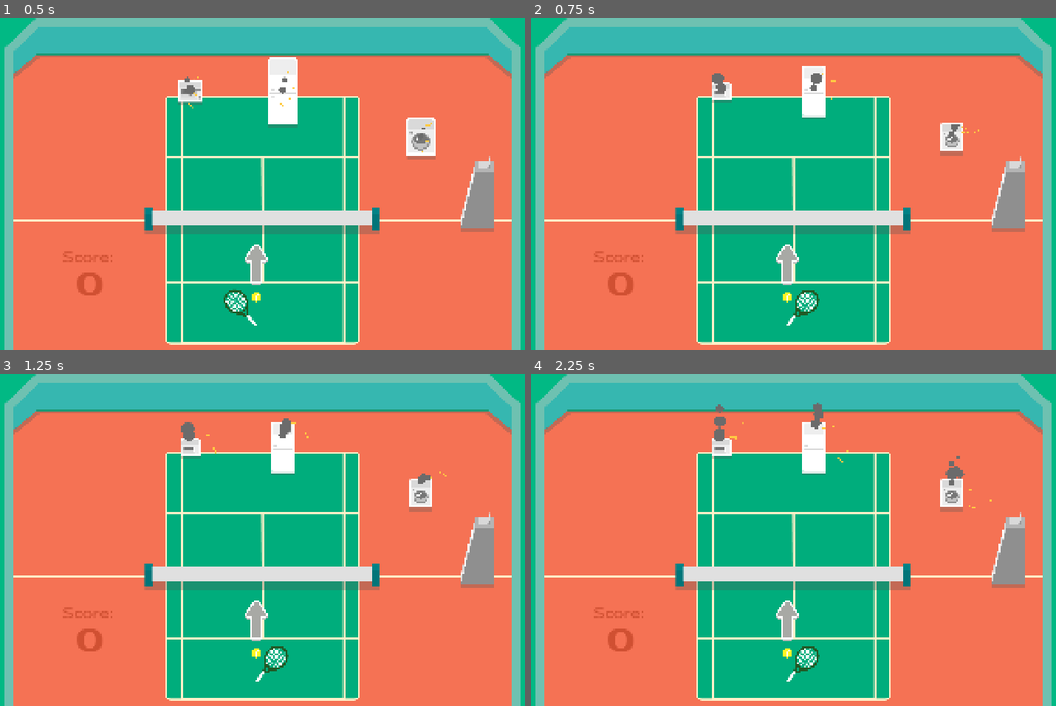
Above: before the commit, frames 1-4 (two rows, left to right).
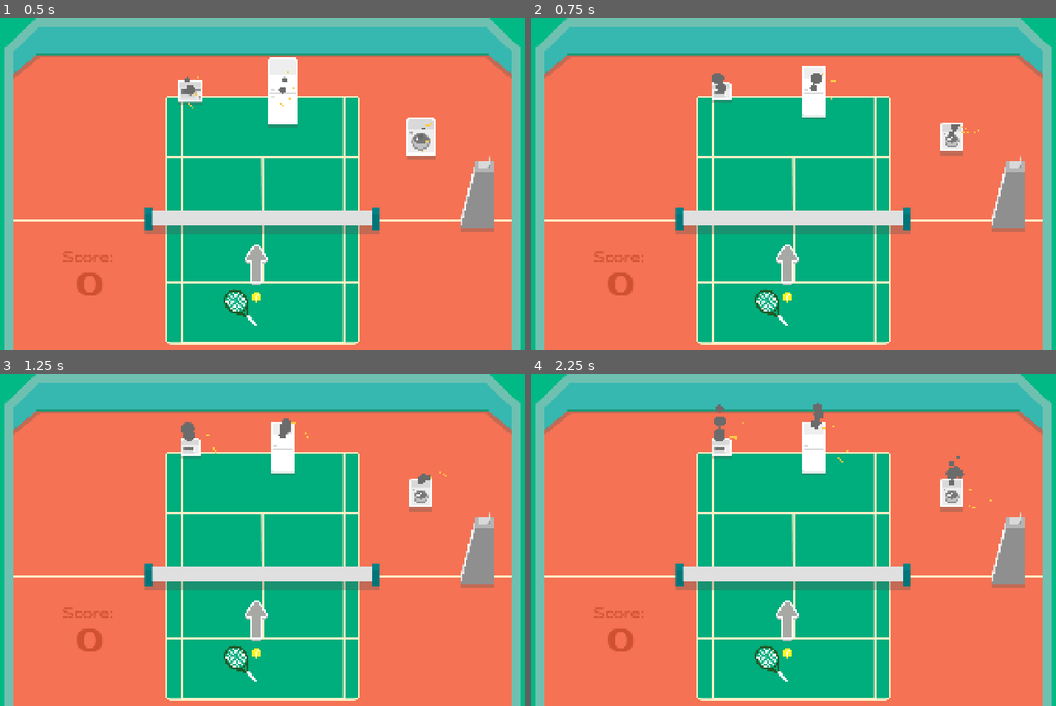
Above: after the commit, the same moments.

Repository: VeryKoolGames/ace_electromenager
Game: Godot game, scene res://Assets/Scenes/Main/tutorial.tscn
Two runs of this game, one before a commit and one after it. Both use one fixed random seed, a clock stepped at 60 frames per second and the inputs below. This scene is started directly instead of the project's main scene. The engine's default icon, where the game draws it, is replaced by a stand-in: a white triangle on a blue panel in a dark square.
Inputs (mouse positions are in pixels of both pictures, inside the frame that each line leads up to):
- Up to frame 1 (0.5 s): no input
- Up to frame 2 (0.75 s): move the mouse to (762, 250) at 0.52 s; press the mouse at (762, 250) at 0.53 s
- Up to frame 3 (1.25 s): no input
- Up to frame 4 (2.25 s): move the mouse to (972, 589) at 1.27 s; release the mouse at (972, 589) at 1.28 s; click (972, 589) at 1.35 s; move the mouse to (615, 490) at 2.02 s; press the mouse at (615, 490) at 2.03 s

Frame 1 is identical in both runs. In frame 2, 0.4% of the frame differs, in the area x 42-55%, y 81-93%; in frame 3, 0.4%; in frame 4, 0.4%.

Commit message:
start pause menu

Diff:
--- a/Assets/Scenes/Main/main.tscn
+++ b/Assets/Scenes/Main/main.tscn
@@ -34,6 +34,8 @@
 [ext_resource type="Texture2D" uid="uid://cjld02n6rulqs" path="res://Assets/sprites/Pannel1.png" id="28_ad0oj"]
 [ext_resource type="Texture2D" uid="uid://xxk4m6u0i0ut" path="res://Assets/sprites/BaseRectPannel.png" id="29_ns2ik"]
 [ext_resource type="Script" uid="uid://dgxbhmryomxn7" path="res://Assets/Scripts/UI/countdown_start_ui.gd" id="32_sack4"]
+[ext_resource type="Script" uid="uid://b48kebaav8b0k" path="res://Assets/Scripts/pause_menu.gd" id="33_t8766"]
+[ext_resource type="Texture2D" uid="uid://bnapbj4wso7u6" path="res://icon.svg" id="34_iroru"]
 
 [sub_resource type="RectangleShape2D" id="RectangleShape2D_c83bt"]
 size = Vector2(762, 11)
@@ -510,6 +512,7 @@
 grow_vertical = 2
 pivot_offset = Vector2(960, 540)
 size_flags_horizontal = 0
+mouse_filter = 2
 
 [node name="ScoreManager" type="VBoxContainer" parent="ResponsiveLayer/GameUI"]
 layout_mode = 1
@@ -600,6 +603,50 @@
 wait_time = 120.0
 one_shot = true
 
+[node name="PauseMenu" type="Control" parent="ResponsiveLayer"]
+layout_mode = 3
+anchors_preset = 15
+anchor_right = 1.0
+anchor_bottom = 1.0
+grow_horizontal = 2
+grow_vertical = 2
+script = ExtResource("33_t8766")
+
+[node name="MarginContainer" type="MarginContainer" parent="ResponsiveLayer/PauseMenu"]
+visible = false
+layout_mode = 1
+anchors_preset = 1
+anchor_left = 1.0
+anchor_right = 1.0
+offset_left = -40.0
+offset_bottom = 40.0
+grow_horizontal = 0
+theme_override_constants/margin_top = 10
+theme_override_constants/margin_right = 10
+
+[node name="PauseButton" type="TextureButton" parent="ResponsiveLayer/PauseMenu/MarginContainer"]
+layout_mode = 2
+texture_normal = ExtResource("34_iroru")
+
+[node name="Control" type="Control" parent="ResponsiveLayer/PauseMenu"]
+process_mode = 2
+visible = false
+layout_mode = 1
+anchors_preset = 15
+anchor_right = 1.0
+anchor_bottom = 1.0
+grow_horizontal = 2
+grow_vertical = 2
+
+[node name="BackgroundRect" type="ColorRect" parent="ResponsiveLayer/PauseMenu/Control"]
+layout_mode = 1
+anchors_preset = 15
+anchor_right = 1.0
+anchor_bottom = 1.0
+grow_horizontal = 2
+grow_vertical = 2
+color = Color(0, 0, 0, 0.580392)
+
 [node name="PowerUpUI" type="Control" parent="ResponsiveLayer"]
 z_index = 100
 layout_mode = 3
@@ -646,10 +693,7 @@
 layout_mode = 1
 anchors_preset = 10
 anchor_right = 1.0
-offset_left = 3000.0
-offset_top = 500.0
-offset_right = 3000.0
-offset_bottom = 611.0
+offset_bottom = 111.0
 grow_horizontal = 2
 theme_override_constants/margin_left = 0
 theme_override_constants/margin_top = 20
@@ -680,9 +724,9 @@
 anchors_preset = -1
 anchor_top = 1.0
 anchor_bottom = 1.0
-offset_left = -1000.0
+offset_left = 67.0
 offset_top = -448.0
-offset_right = -354.0
+offset_right = 713.0
 grow_vertical = 0
 theme_override_constants/separation = 0
 alignment = 1
@@ -748,9 +792,9 @@
 custom_minimum_size = Vector2(500, 500)
 layout_mode = 1
 anchors_preset = 0
-offset_left = -1000.0
+offset_left = 33.0
 offset_top = 167.0
-offset_right = -500.0
+offset_right = 533.0
 offset_bottom = 667.0
 rotation = -0.0872665
 
@@ -1008,10 +1052,7 @@
 layout_mode = 1
 anchors_preset = 10
 anchor_right = 1.0
-offset_left = -3000.0
-offset_top = 500.0
-offset_right = -3000.0
-offset_bottom = 611.0
+offset_bottom = 111.0
 grow_horizontal = 2
 pivot_offset = Vector2(960, 55.5)
 theme_override_constants/margin_left = 0
--- a/Assets/Scripts/Player/raquette.gd
+++ b/Assets/Scripts/Player/raquette.gd
@@ -4,6 +4,8 @@
 var is_facing_right := true
 
 func _input(event):
+	if not GameState.is_in_game_mode():
+		return
 	if event is InputEventScreenTouch and event.pressed:
 		handle_input_position(event.position)
 	elif event is InputEventMouseButton and event.pressed:
--- /dev/null
+++ b/Assets/Scripts/pause_menu.gd
@@ -0,0 +1,17 @@
+extends Control
+
+var is_paused: bool = false
+@onready var margin_container: MarginContainer = $MarginContainer
+@onready var pause_button: TextureButton = $MarginContainer/PauseButton
+@onready var control: Control = $Control
+
+func _ready() -> void:
+	pause_button.pressed.connect(toggle_pause)
+	Events.on_game_started.connect(func(): margin_container.show())
+
+func toggle_pause():
+	is_paused = !is_paused
+	get_tree().paused = is_paused
+	control.visible = is_paused
+	if is_paused:
+		get_viewport().set_input_as_handled()
Not shown: 1 places in Assets/Scenes/Main/main.tscn that only renumber resources
Not shown, added: Assets/Scripts/pause_menu.gd.uid
